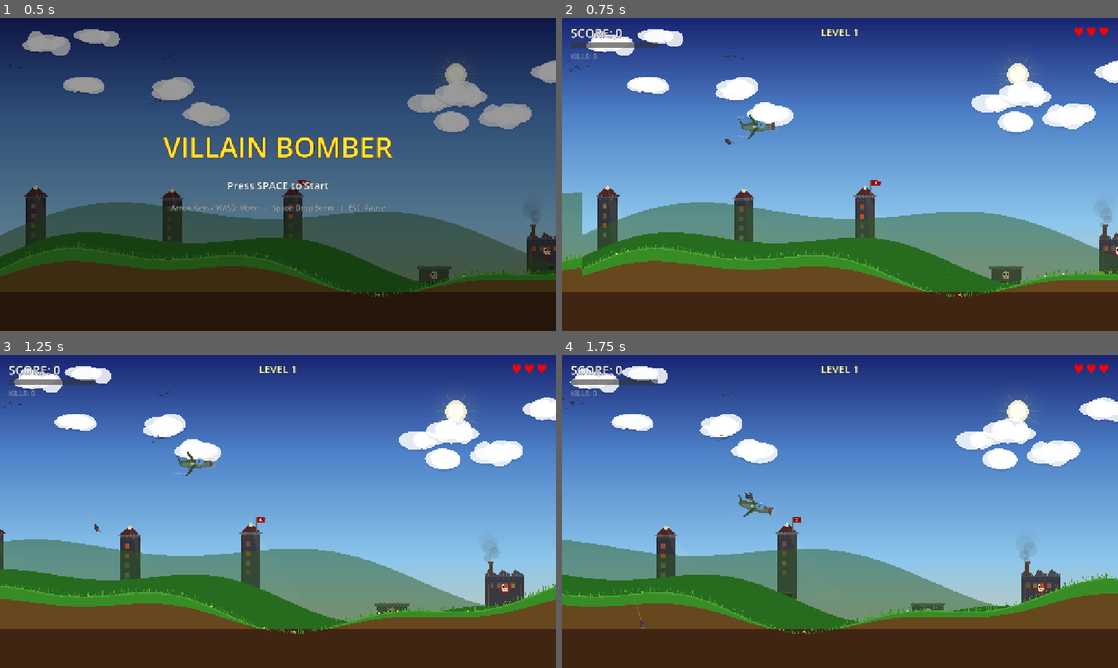
Above: before the commit, frames 1-4 (two rows, left to right).
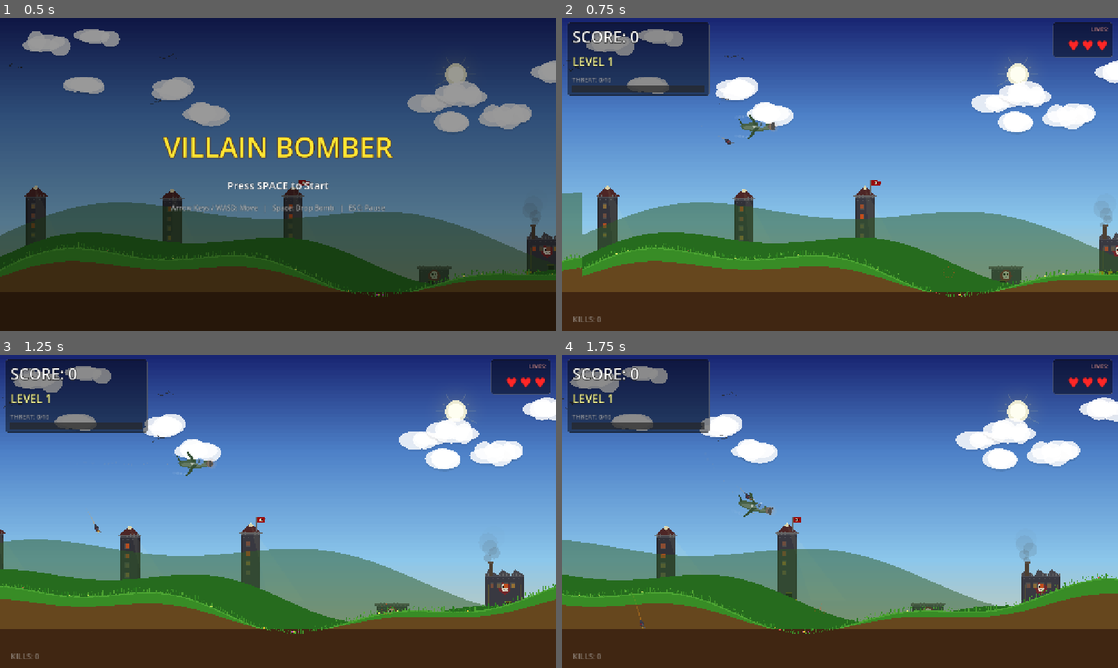
Above: after the commit, the same moments.

Repository: levarimoshe/villain-bomber
Game: Godot game, scene res://scenes/main/game.tscn
Same seed, same stepped clock (60 frames per second), same inputs: the game is played once before the commit and once after it.
Inputs:
- Up to frame 1 (0.5 s): no input
- Up to frame 2 (0.75 s): tap Space (drop_bomb) at 0.5 s; hold Right (move_right) from 0.53 s (still down); hold Space (drop_bomb) from 0.53 s (still down)
- Up to frame 3 (1.25 s): keep holding Right (move_right); keep holding Space (drop_bomb); tap Enter (ui_accept) at 0.77, 1.07 s
- Up to frame 4 (1.75 s): release Right (move_right) at 1.28 s; release Space (drop_bomb) at 1.28 s; hold Down (move_down) from 1.28 s (still down); tap Space (drop_bomb) at 1.35 s; tap Enter (ui_accept) at 1.52 s

Frame 1 is identical in both runs. In frame 2, 7.2% of the frame differs, in the area x 1-99%, y 1-98%; in frame 3, 7.2%; in frame 4, 7.2%.

Commit message:
Redesign HUD: bigger score, clearer labels, better layout
- Left panel: bigger score (36pt), level (26pt) with separators
  between each element, labeled threat bar (THREAT: 0/10)
- Right panel: compact lives display with LIVES: label, bigger hearts
- Both panels have dark semi-transparent backgrounds with rounded
  corners and subtle borders for readability
- Kill counter moved to bottom-left
- Power-up status bars with labels on right side
- Overall much clearer what each element represents

Co-Authored-By: Claude Opus 4.6 (1M context) <noreply@anthropic.com>

Diff:
--- a/scenes/ui/hud.gd
+++ b/scenes/ui/hud.gd
@@ -1,9 +1,10 @@
 extends Control
 
-@onready var score_label: Label = $ScoreLabel
-@onready var level_label: Label = $LevelLabel
-@onready var lives_container: HBoxContainer = $LivesContainer
-@onready var escape_bar: ColorRect = $EscapeBarBg/EscapeBarFill
+@onready var score_label: Label = $LeftPanel/VBox/ScoreLabel
+@onready var level_label: Label = $LeftPanel/VBox/LevelLabel
+@onready var lives_container: HBoxContainer = $RightPanel/VBox/LivesContainer
+@onready var escape_bar: ColorRect = $LeftPanel/VBox/EscapeBarBg/EscapeBarFill
+@onready var escape_label: Label = $LeftPanel/VBox/EscapeLabel
 
 var combo_display_timer: float = 0.0
 var combo_count: int = 0
@@ -29,18 +30,20 @@
 
 
 func _draw() -> void:
-	# === COMBO DISPLAY ===
+	# === COMBO DISPLAY (center screen, big) ===
 	if combo_display_timer > 0 and combo_multiplier >= 2:
 		var alpha: float = minf(combo_display_timer / 0.5, 1.0)
-		var pulse: float = 1.0 + sin(warning_flash * 8.0) * 0.1
+		var pulse: float = 1.0 + sin(warning_flash * 8.0) * 0.12
 		var font: Font = ThemeDB.fallback_font
 		var combo_text: String = "COMBO x%d!" % combo_multiplier
-		var font_size: int = int(36 * pulse)
-		var text_pos := Vector2(size.x / 2.0, 100)
+		var font_size: int = int(42 * pulse)
+		var text_pos := Vector2(size.x / 2.0, 120)
+		# Glow
+		draw_string(font, text_pos + Vector2(0, 1), combo_text, HORIZONTAL_ALIGNMENT_CENTER, -1, font_size + 4, Color(1, 0.5, 0, alpha * 0.3))
 		# Shadow
-		draw_string(font, text_pos + Vector2(2, 2), combo_text, HORIZONTAL_ALIGNMENT_CENTER, -1, font_size, Color(0, 0, 0, alpha * 0.6))
+		draw_string(font, text_pos + Vector2(2, 3), combo_text, HORIZONTAL_ALIGNMENT_CENTER, -1, font_size, Color(0, 0, 0, alpha * 0.7))
 		# Main text
-		var combo_color := Color(1, 0.8, 0.1, alpha) if combo_multiplier < 4 else Color(1, 0.3, 0.1, alpha)
+		var combo_color := Color(1, 0.85, 0.15, alpha) if combo_multiplier < 4 else Color(1, 0.25, 0.1, alpha)
 		draw_string(font, text_pos, combo_text, HORIZONTAL_ALIGNMENT_CENTER, -1, font_size, combo_color)
 
 	# === BULLET WARNING ARROWS ===
@@ -50,21 +53,22 @@
 		if camera:
 			_draw_bullet_warnings(player_node, camera)
 
-	# === POWER-UP STATUS ===
-	var status_y: float = 80.0
+	# === POWER-UP STATUS (right side, below lives) ===
+	var status_x: float = size.x - 85
+	var status_y: float = 110.0
 	if GameState.has_shield:
-		_draw_power_status(Vector2(size.x - 40, status_y), "SH", Color(0.2, 0.5, 1.0), GameState.shield_timer / 5.0)
-		status_y += 25
+		_draw_power_status(Vector2(status_x, status_y), "SHIELD", Color(0.2, 0.5, 1.0), GameState.shield_timer / 5.0)
+		status_y += 28
 	if GameState.has_rapid_fire:
-		_draw_power_status(Vector2(size.x - 40, status_y), "RF", Color(1, 0.8, 0.1), GameState.rapid_fire_timer / 4.0)
-		status_y += 25
+		_draw_power_status(Vector2(status_x, status_y), "RAPID", Color(1, 0.8, 0.1), GameState.rapid_fire_timer / 4.0)
+		status_y += 28
 	if GameState.has_mega_bomb:
-		_draw_power_status(Vector2(size.x - 40, status_y), "MB", Color(1, 0.2, 0.1), GameState.mega_bomb_timer / 8.0)
+		_draw_power_status(Vector2(status_x, status_y), "MEGA", Color(1, 0.2, 0.1), GameState.mega_bomb_timer / 8.0)
 
-	# === KILL COUNTER ===
+	# === KILL COUNTER (bottom left) ===
 	var font2: Font = ThemeDB.fallback_font
 	var kill_text: String = "KILLS: %d" % GameState.total_villains_killed
-	draw_string(font2, Vector2(20, 95), kill_text, HORIZONTAL_ALIGNMENT_LEFT, -1, 16, Color(0.7, 0.7, 0.7, 0.7))
+	draw_string(font2, Vector2(24, size.y - 20), kill_text, HORIZONTAL_ALIGNMENT_LEFT, -1, 18, Color(0.8, 0.8, 0.8, 0.5))
 
 
 func _draw_bullet_warnings(player_node: Node, camera: Camera2D) -> void:
@@ -77,26 +81,28 @@
 		var dist: float = child.global_position.distance_to(player_node.global_position)
 		if dist < 250 and dist > 20:
 			var dir: Vector2 = (child.global_position - player_node.global_position).normalized()
-			# Convert to screen space
 			var screen_pos: Vector2 = (player_node.global_position - cam_pos + viewport_size / 2)
-			var arrow_pos: Vector2 = screen_pos + dir * 60
+			var arrow_pos: Vector2 = screen_pos + dir * 65
 			var blink: float = 0.5 + 0.5 * sin(warning_flash * 12.0)
-			# Draw warning triangle
 			var perp := Vector2(-dir.y, dir.x)
-			var tip: Vector2 = arrow_pos + dir * 12
-			var base_l: Vector2 = arrow_pos - dir * 4 + perp * 6
-			var base_r: Vector2 = arrow_pos - dir * 4 - perp * 6
-			draw_colored_polygon(PackedVector2Array([tip, base_l, base_r]), Color(1, 0.1, 0.1, blink * 0.7))
+			var tip: Vector2 = arrow_pos + dir * 14
+			var base_l: Vector2 = arrow_pos - dir * 5 + perp * 7
+			var base_r: Vector2 = arrow_pos - dir * 5 - perp * 7
+			draw_colored_polygon(PackedVector2Array([tip, base_l, base_r]), Color(1, 0.1, 0.1, blink * 0.8))
 
 
 func _draw_power_status(pos: Vector2, label_text: String, color: Color, fill: float) -> void:
+	var w: float = 70.0
+	var h: float = 18.0
 	# Background
-	draw_rect(Rect2(pos.x - 15, pos.y - 8, 30, 16), Color(0, 0, 0, 0.4))
+	draw_rect(Rect2(pos.x - 2, pos.y - 2, w + 4, h + 4), Color(0, 0, 0, 0.5))
 	# Fill bar
-	draw_rect(Rect2(pos.x - 14, pos.y - 7, 28 * fill, 14), Color(color.r, color.g, color.b, 0.6))
+	draw_rect(Rect2(pos.x, pos.y, w * clampf(fill, 0, 1), h), Color(color.r, color.g, color.b, 0.65))
+	# Border
+	draw_rect(Rect2(pos.x - 2, pos.y - 2, w + 4, h + 4), Color(color.r, color.g, color.b, 0.4), false, 1.0)
 	# Label
 	var font: Font = ThemeDB.fallback_font
-	draw_string(font, Vector2(pos.x - 8, pos.y + 4), label_text, HORIZONTAL_ALIGNMENT_LEFT, -1, 12, Color.WHITE)
+	draw_string(font, Vector2(pos.x + 4, pos.y + 13), label_text, HORIZONTAL_ALIGNMENT_LEFT, -1, 12, Color.WHITE)
 
 
 func _on_game_started() -> void:
@@ -120,8 +126,10 @@
 	for i in range(new_lives):
 		var heart := Label.new()
 		heart.text = "♥"
-		heart.add_theme_font_size_override("font_size", 28)
-		heart.add_theme_color_override("font_color", Color.RED)
+		heart.add_theme_font_size_override("font_size", 32)
+		heart.add_theme_color_override("font_color", Color(1, 0.15, 0.15))
+		heart.add_theme_color_override("font_outline_color", Color(0, 0, 0, 0.8))
+		heart.add_theme_constant_override("outline_size", 3)
 		lives_container.add_child(heart)
 
 
@@ -141,10 +149,11 @@
 
 
 func _on_power_up_collected(_type: String) -> void:
-	pass  # Visual handled by _draw
+	pass
 
 
 func _update_escape_bar() -> void:
 	var fill: float = float(GameState.escapes_this_life) / float(GameState.ESCAPE_THRESHOLD)
 	escape_bar.scale.x = clampf(fill, 0.0, 1.0)
 	escape_bar.color = Color.GREEN.lerp(Color.RED, fill)
+	escape_label.text = "THREAT: %d/%d" % [GameState.escapes_this_life, GameState.ESCAPE_THRESHOLD]
--- a/scenes/ui/hud.tscn
+++ b/scenes/ui/hud.tscn
@@ -1,6 +1,42 @@
-[gd_scene load_steps=2 format=3]
+[gd_scene load_steps=5 format=3]
 
 [ext_resource type="Script" path="res://scenes/ui/hud.gd" id="1"]
+
+[sub_resource type="StyleBoxFlat" id="StyleBoxFlat_left"]
+bg_color = Color(0, 0, 0, 0.45)
+border_color = Color(0.4, 0.4, 0.4, 0.3)
+border_width_left = 1
+border_width_top = 1
+border_width_right = 1
+border_width_bottom = 1
+corner_radius_top_left = 6
+corner_radius_top_right = 6
+corner_radius_bottom_right = 6
+corner_radius_bottom_left = 6
+content_margin_left = 12.0
+content_margin_top = 8.0
+content_margin_right = 12.0
+content_margin_bottom = 8.0
+
+[sub_resource type="StyleBoxFlat" id="StyleBoxFlat_right"]
+bg_color = Color(0, 0, 0, 0.45)
+border_color = Color(0.4, 0.4, 0.4, 0.3)
+border_width_left = 1
+border_width_top = 1
+border_width_right = 1
+border_width_bottom = 1
+corner_radius_top_left = 6
+corner_radius_top_right = 6
+corner_radius_bottom_right = 6
+corner_radius_bottom_left = 6
+content_margin_left = 10.0
+content_margin_top = 6.0
+content_margin_right = 10.0
+content_margin_bottom = 6.0
+
+[sub_resource type="StyleBoxLine" id="StyleBoxLine_sep"]
+color = Color(0.5, 0.5, 0.5, 0.25)
+thickness = 1
 
 [node name="HUD" type="Control"]
 layout_mode = 3
@@ -12,60 +48,88 @@
 mouse_filter = 2
 script = ExtResource("1")
 
-[node name="ScoreLabel" type="Label" parent="."]
+[node name="LeftPanel" type="PanelContainer" parent="."]
 layout_mode = 1
 anchors_preset = 0
-offset_left = 20.0
-offset_top = 15.0
-offset_right = 300.0
-offset_bottom = 50.0
-theme_override_font_sizes/font_size = 28
+offset_left = 12.0
+offset_top = 10.0
+offset_right = 340.0
+offset_bottom = 165.0
+theme_override_styles/panel = SubResource("StyleBoxFlat_left")
+
+[node name="VBox" type="VBoxContainer" parent="LeftPanel"]
+layout_mode = 2
+theme_override_constants/separation = 5
+
+[node name="ScoreLabel" type="Label" parent="LeftPanel/VBox"]
+layout_mode = 2
+theme_override_font_sizes/font_size = 36
 theme_override_colors/font_color = Color(1, 1, 1, 1)
 theme_override_colors/font_outline_color = Color(0, 0, 0, 1)
-theme_override_constants/outline_size = 4
+theme_override_constants/outline_size = 5
 text = "SCORE: 0"
 
-[node name="LevelLabel" type="Label" parent="."]
-layout_mode = 1
-anchors_preset = 5
-anchor_left = 0.5
-anchor_right = 0.5
-offset_left = -80.0
-offset_top = 15.0
-offset_right = 80.0
-offset_bottom = 50.0
-grow_horizontal = 2
-theme_override_font_sizes/font_size = 24
-theme_override_colors/font_color = Color(1, 1, 0.7, 1)
+[node name="Separator1" type="HSeparator" parent="LeftPanel/VBox"]
+layout_mode = 2
+theme_override_styles/separator = SubResource("StyleBoxLine_sep")
+
+[node name="LevelLabel" type="Label" parent="LeftPanel/VBox"]
+layout_mode = 2
+theme_override_font_sizes/font_size = 26
+theme_override_colors/font_color = Color(1, 1, 0.6, 1)
 theme_override_colors/font_outline_color = Color(0, 0, 0, 1)
-theme_override_constants/outline_size = 3
-horizontal_alignment = 1
+theme_override_constants/outline_size = 4
 text = "LEVEL 1"
 
-[node name="LivesContainer" type="HBoxContainer" parent="."]
+[node name="Separator2" type="HSeparator" parent="LeftPanel/VBox"]
+layout_mode = 2
+theme_override_styles/separator = SubResource("StyleBoxLine_sep")
+
+[node name="EscapeLabel" type="Label" parent="LeftPanel/VBox"]
+layout_mode = 2
+theme_override_font_sizes/font_size = 14
+theme_override_colors/font_color = Color(0.8, 0.8, 0.8, 0.7)
+theme_override_constants/outline_size = 2
+theme_override_colors/font_outline_color = Color(0, 0, 0, 0.5)
+text = "THREAT: 0/10"
+
+[node name="EscapeBarBg" type="ColorRect" parent="LeftPanel/VBox"]
+layout_mode = 2
+custom_minimum_size = Vector2(0, 14)
+color = Color(0.15, 0.15, 0.15, 0.7)
+
+[node name="EscapeBarFill" type="ColorRect" parent="LeftPanel/VBox/EscapeBarBg"]
+layout_mode = 1
+anchors_preset = 0
+offset_right = 300.0
+offset_bottom = 14.0
+color = Color(0, 0.8, 0, 1)
+
+[node name="RightPanel" type="PanelContainer" parent="."]
 layout_mode = 1
 anchors_preset = 1
 anchor_left = 1.0
 anchor_right = 1.0
-offset_left = -200.0
-offset_top = 12.0
-offset_right = -20.0
-offset_bottom = 48.0
+offset_left = -150.0
+offset_top = 10.0
+offset_right = -12.0
+offset_bottom = 90.0
 grow_horizontal = 0
+theme_override_styles/panel = SubResource("StyleBoxFlat_right")
+
+[node name="VBox" type="VBoxContainer" parent="RightPanel"]
+layout_mode = 2
+theme_override_constants/separation = 4
+
+[node name="LivesTitle" type="Label" parent="RightPanel/VBox"]
+layout_mode = 2
+theme_override_font_sizes/font_size = 14
+theme_override_colors/font_color = Color(0.9, 0.6, 0.6, 0.9)
+theme_override_colors/font_outline_color = Color(0, 0, 0, 0.5)
+theme_override_constants/outline_size = 2
+horizontal_alignment = 2
+text = "LIVES:"
+
+[node name="LivesContainer" type="HBoxContainer" parent="RightPanel/VBox"]
+layout_mode = 2
 alignment = 2
-
-[node name="EscapeBarBg" type="ColorRect" parent="."]
-layout_mode = 1
-anchors_preset = 0
-offset_left = 20.0
-offset_top = 55.0
-offset_right = 220.0
-offset_bottom = 68.0
-color = Color(0.2, 0.2, 0.2, 0.6)
-
-[node name="EscapeBarFill" type="ColorRect" parent="EscapeBarBg"]
-layout_mode = 1
-anchors_preset = 0
-offset_right = 200.0
-offset_bottom = 13.0
-color = Color(0, 0.8, 0, 1)
Not shown, added: scenes/explosion/ground_fire.gd.uid
